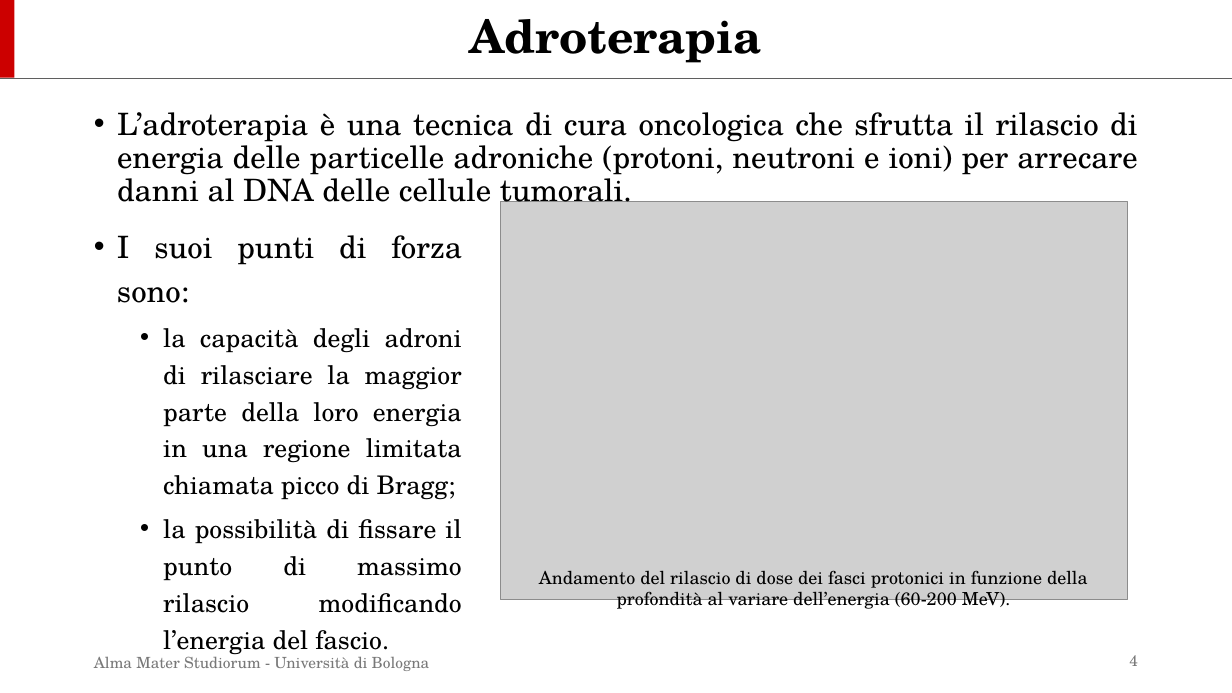
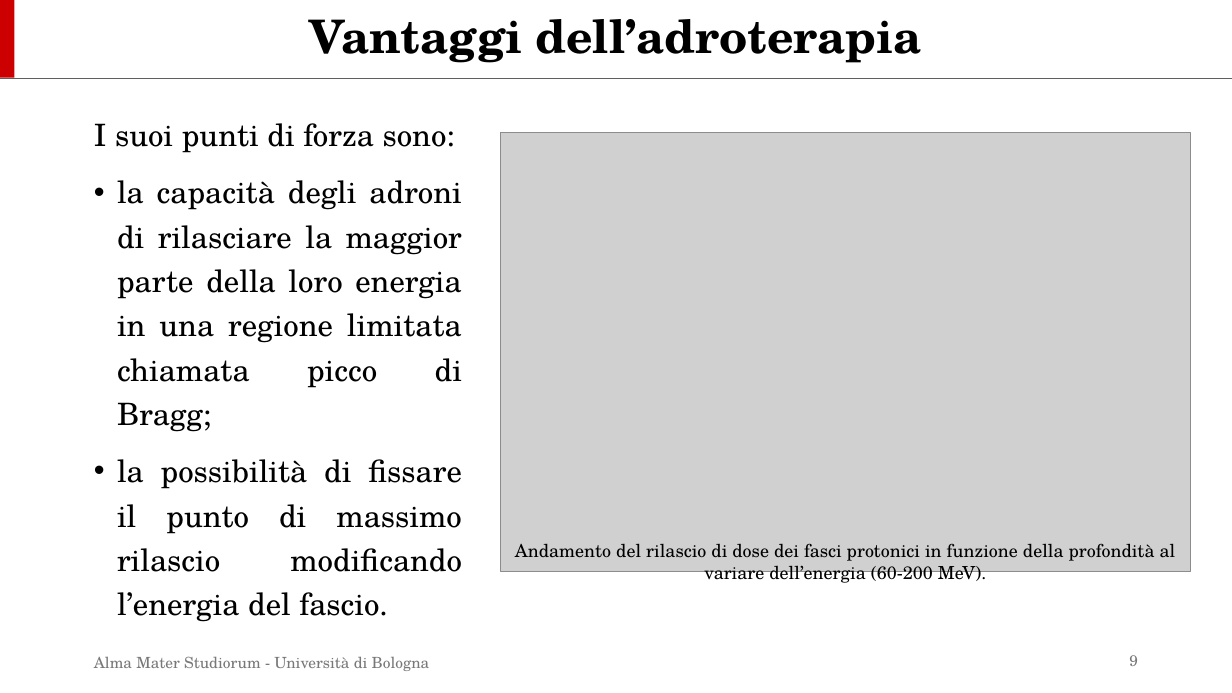
Before and after one commit to simop07/tesi_FOOT, a slide deck: slide 9 of presentazione/PasquiniSimone_Presentazione.pptx (slide 4 before the commit). Drawn at 1232x693 pixels with LibreOffice and Linux fonts; fonts in the diff are those of the drawing; grey boxes stand for pictures. Boxes give left, top, right and bottom in pixels: in the first picture for what was removed or moved away, otherwise in the second. Text is boxed around its words. In the diff, an @@ line names an element or a change of style, - is before the commit and + after.

```diff
--- a/presentazione/PasquiniSimone_Presentazione.pptx
+++ b/presentazione/PasquiniSimone_Presentazione.pptx
@@ title at [310, 19, 922, 63]: text changed @@
-Adroterapia
+Vantaggi dell’adroterapia
@@ text "I suoi punti di forza ...": place and size @@
-text "I suoi punti di forza ..." at [117, 235, 462, 657]
+text "I suoi punti di forza ..." at [94, 123, 462, 622]
@@ text "I suoi punti di forza ..." at [94, 123, 462, 622]: size 20 to 24 pt in "la capacità degli adroni di rilasciare la ...", "la possibilità di fissare il punto di ..."; bullet • to none; list level 2 to 1 in "la capacità degli adroni di ..."; list level 2 to 1 in "la possibilità di fissare il ..." @@
@@ text removed at [117, 112, 1137, 211] @@
-• L’adroterapia è una tecnica di cura oncologica che sfrutta il rilascio di energia delle particelle adroniche (protoni, neutroni e ioni) per arrecare danni al DNA delle cellule tumorali.
@@ picture: place and size @@
-picture at [501, 202, 1128, 600]
+picture at [501, 133, 1191, 571]
@@ text "Andamento del rilascio di dose ..." rewrapped from [539, 570, 1088, 611] to [515, 543, 1176, 585] @@
@@ page number at [1129, 655, 1138, 666]: text changed @@
-4
+9
```
Also in this commit, not shown: 8 other slides changed, 9 slides added.
